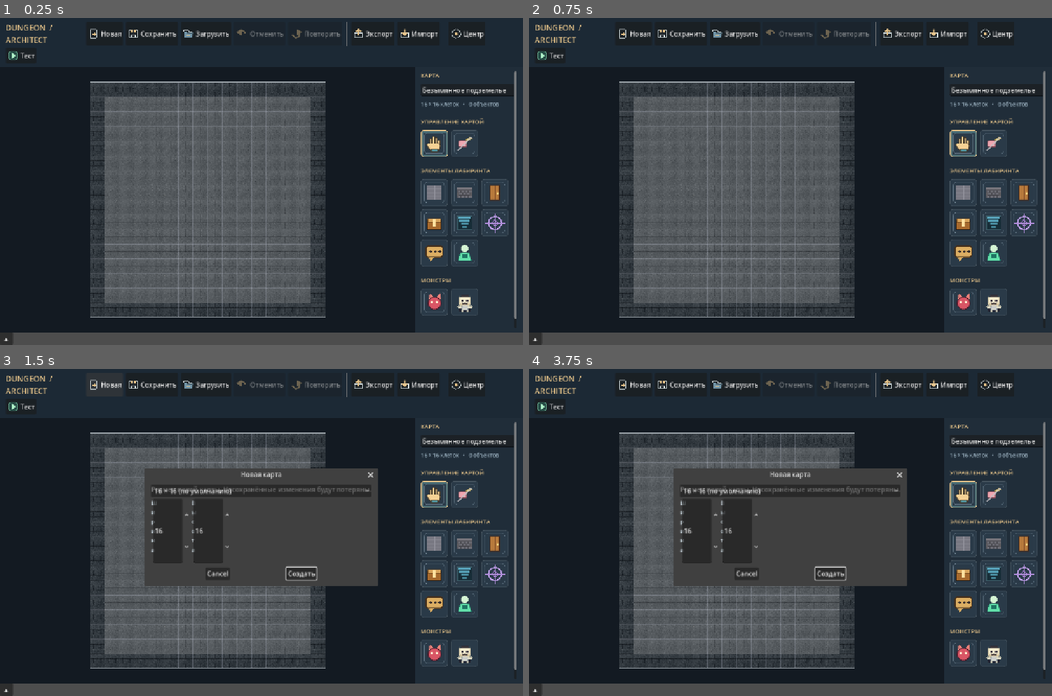
Above: before the commit, frames 1-4 (two rows, left to right).
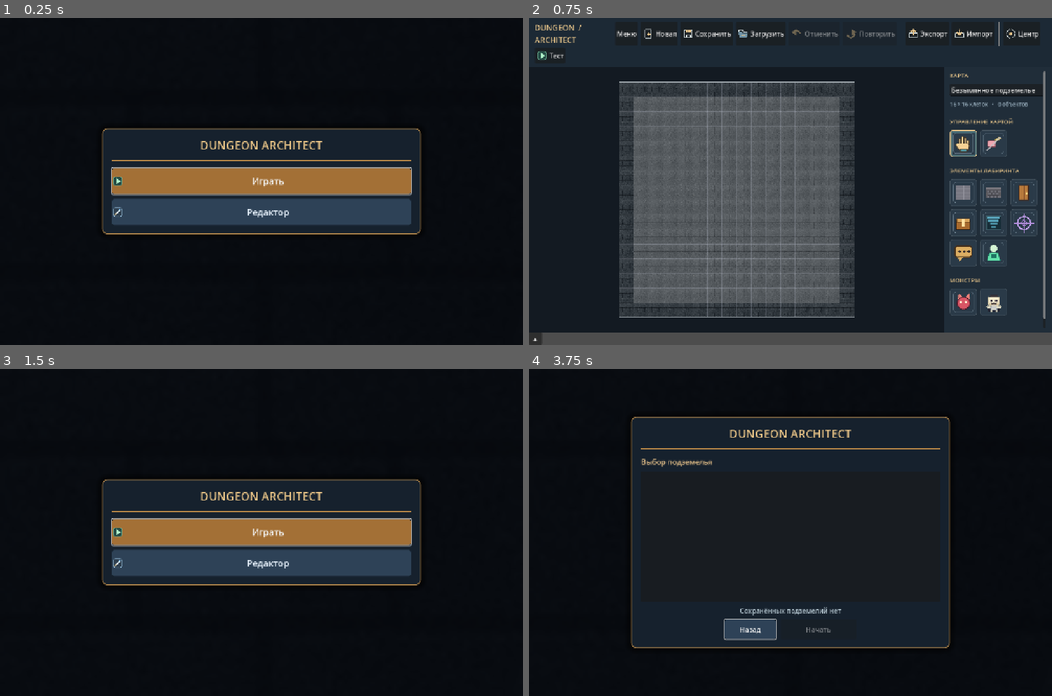
Above: after the commit, the same moments.

Repository: Warpreaktor/Dungeon-Architect
Game: Godot game, scene res://scenes/app.tscn
Two runs of this game, one before a commit and one after it. Both use one fixed random seed, a clock stepped at 60 frames per second and the inputs below. Before the commit the project starts from res://scenes/editor.tscn.
Inputs (mouse positions are in pixels of both pictures, inside the frame that each line leads up to):
- Up to frame 1 (0.25 s): no input
- Up to frame 2 (0.75 s): click (790, 210) at 0.5 s, where only the run after the commit has a clickable "Редактор"
- Up to frame 3 (1.5 s): click (99, 385) at 1.25 s, where only the run after the commit has a clickable "Меню"
- Up to frame 4 (3.75 s): click (633, 385) at 2 s, where only the run before the commit has a clickable "Новая"; click (633, 385) at 2.75 s, where only the run before the commit has a clickable "Новая"; click (790, 532) at 3.5 s, where only the run after the commit has a clickable "Играть"

The runs differ from the first frame. In frame 1, 67% of the frame differs, in the area x 0-100%, y 0-100%; in frame 2, 1.1%; in frame 3, 65%; in frame 4, 63%.

Commit message:
feat: DA-3.01 Добавлены главное меню и отдельный режим прохождения подземелий

Diff:
--- a/project.godot
+++ b/project.godot
@@ -12,7 +12,7 @@
 
 config/name="DungeonArchitect"
 config/description="Редактор клеточных подземелий"
-run/main_scene="res://scenes/editor.tscn"
+run/main_scene="res://scenes/app.tscn"
 config/features=PackedStringArray("4.7")
 
 [display]
--- /dev/null
+++ b/scenes/app.tscn
@@ -0,0 +1,12 @@
+[gd_scene load_steps=2 format=3]
+
+[ext_resource type="Script" path="res://scripts/app.gd" id="1_app"]
+
+[node name="DungeonArchitect" type="Control"]
+layout_mode = 3
+anchors_preset = 15
+anchor_right = 1.0
+anchor_bottom = 1.0
+grow_horizontal = 2
+grow_vertical = 2
+script = ExtResource("1_app")
--- /dev/null
+++ b/scenes/main_menu.tscn
@@ -0,0 +1,203 @@
+[gd_scene load_steps=9 format=3]
+
+[ext_resource type="Script" path="res://scripts/main_menu.gd" id="1_menu"]
+[ext_resource type="Texture2D" path="res://assets/stone_wall.png" id="2_stone"]
+[ext_resource type="Texture2D" path="res://assets/icons/commands/test.png" id="3_play"]
+[ext_resource type="Texture2D" path="res://assets/icons/commands/editor.png" id="4_editor"]
+
+[sub_resource type="StyleBoxFlat" id="StyleBoxFlat_card"]
+bg_color = Color(0.090, 0.132, 0.18, 0.98)
+border_width_left = 2
+border_width_top = 2
+border_width_right = 2
+border_width_bottom = 2
+border_color = Color(0.67, 0.51, 0.29, 1)
+corner_radius_top_left = 12
+corner_radius_top_right = 12
+corner_radius_bottom_right = 12
+corner_radius_bottom_left = 12
+shadow_color = Color(0, 0, 0, 0.65)
+shadow_size = 16
+
+[sub_resource type="StyleBoxFlat" id="StyleBoxFlat_primary"]
+bg_color = Color(0.64, 0.44, 0.21, 1)
+corner_radius_top_left = 7
+corner_radius_top_right = 7
+corner_radius_bottom_right = 7
+corner_radius_bottom_left = 7
+
+[sub_resource type="StyleBoxFlat" id="StyleBoxFlat_primary_hover"]
+bg_color = Color(0.78, 0.57, 0.28, 1)
+corner_radius_top_left = 7
+corner_radius_top_right = 7
+corner_radius_bottom_right = 7
+corner_radius_bottom_left = 7
+
+[sub_resource type="StyleBoxFlat" id="StyleBoxFlat_secondary"]
+bg_color = Color(0.18, 0.26, 0.34, 1)
+corner_radius_top_left = 7
+corner_radius_top_right = 7
+corner_radius_bottom_right = 7
+corner_radius_bottom_left = 7
+
+[node name="MainMenu" type="Control"]
+layout_mode = 3
+anchors_preset = 15
+anchor_right = 1.0
+anchor_bottom = 1.0
+grow_horizontal = 2
+grow_vertical = 2
+script = ExtResource("1_menu")
+
+[node name="Background" type="TextureRect" parent="."]
+layout_mode = 1
+anchors_preset = 15
+anchor_right = 1.0
+anchor_bottom = 1.0
+mouse_filter = 2
+modulate = Color(0.35, 0.38, 0.42, 1)
+texture = ExtResource("2_stone")
+expand_mode = 1
+stretch_mode = 6
+
+[node name="Veil" type="ColorRect" parent="."]
+layout_mode = 1
+anchors_preset = 15
+anchor_right = 1.0
+anchor_bottom = 1.0
+mouse_filter = 2
+color = Color(0.024, 0.035, 0.055, 0.80)
+
+[node name="SafeArea" type="MarginContainer" parent="."]
+layout_mode = 1
+anchors_preset = 15
+anchor_right = 1.0
+anchor_bottom = 1.0
+theme_override_constants/margin_left = 14
+theme_override_constants/margin_top = 12
+theme_override_constants/margin_right = 14
+theme_override_constants/margin_bottom = 12
+
+[node name="Center" type="CenterContainer" parent="SafeArea"]
+layout_mode = 2
+
+[node name="Card" type="PanelContainer" parent="SafeArea/Center"]
+unique_name_in_owner = true
+layout_mode = 2
+theme_override_styles/panel = SubResource("StyleBoxFlat_card")
+
+[node name="Padding" type="MarginContainer" parent="SafeArea/Center/Card"]
+layout_mode = 2
+theme_override_constants/margin_left = 22
+theme_override_constants/margin_top = 20
+theme_override_constants/margin_right = 22
+theme_override_constants/margin_bottom = 20
+
+[node name="Content" type="VBoxContainer" parent="SafeArea/Center/Card/Padding"]
+layout_mode = 2
+theme_override_constants/separation = 17
+
+[node name="Title" type="Label" parent="SafeArea/Center/Card/Padding/Content"]
+layout_mode = 2
+theme_override_colors/font_color = Color(0.94, 0.79, 0.54, 1)
+theme_override_font_sizes/font_size = 28
+text = "DUNGEON ARCHITECT"
+horizontal_alignment = 1
+
+[node name="Rule" type="ColorRect" parent="SafeArea/Center/Card/Padding/Content"]
+custom_minimum_size = Vector2(0, 2)
+layout_mode = 2
+mouse_filter = 2
+color = Color(0.72, 0.53, 0.28, 1)
+
+[node name="HomeActions" type="VBoxContainer" parent="SafeArea/Center/Card/Padding/Content"]
+unique_name_in_owner = true
+layout_mode = 2
+theme_override_constants/separation = 12
+
+[node name="PlayButton" type="Button" parent="SafeArea/Center/Card/Padding/Content/HomeActions"]
+unique_name_in_owner = true
+custom_minimum_size = Vector2(240, 64)
+layout_mode = 2
+focus_mode = 2
+theme_override_colors/font_color = Color(1, 0.94, 0.82, 1)
+theme_override_font_sizes/font_size = 22
+theme_override_styles/normal = SubResource("StyleBoxFlat_primary")
+theme_override_styles/hover = SubResource("StyleBoxFlat_primary_hover")
+theme_override_styles/pressed = SubResource("StyleBoxFlat_primary_hover")
+text = "Играть"
+icon = ExtResource("3_play")
+
+[node name="EditorButton" type="Button" parent="SafeArea/Center/Card/Padding/Content/HomeActions"]
+unique_name_in_owner = true
+custom_minimum_size = Vector2(240, 64)
+layout_mode = 2
+focus_mode = 2
+theme_override_colors/font_color = Color(0.90, 0.94, 0.98, 1)
+theme_override_font_sizes/font_size = 22
+theme_override_styles/normal = SubResource("StyleBoxFlat_secondary")
+theme_override_styles/hover = SubResource("StyleBoxFlat_primary")
+text = "Редактор"
+icon = ExtResource("4_editor")
+
+[node name="Library" type="VBoxContainer" parent="SafeArea/Center/Card/Padding/Content"]
+unique_name_in_owner = true
+visible = false
+layout_mode = 2
+theme_override_constants/separation = 10
+
+[node name="LibraryTitle" type="Label" parent="SafeArea/Center/Card/Padding/Content/Library"]
+layout_mode = 2
+theme_override_colors/font_color = Color(0.93, 0.78, 0.55, 1)
+theme_override_font_sizes/font_size = 18
+text = "Выбор подземелья"
+
+[node name="MapList" type="ItemList" parent="SafeArea/Center/Card/Padding/Content/Library"]
+unique_name_in_owner = true
+custom_minimum_size = Vector2(0, 280)
+layout_mode = 2
+size_flags_horizontal = 3
+icon_mode = 1
+fixed_icon_size = Vector2i(176, 116)
+max_columns = 3
+same_column_width = true
+
+[node name="NoMaps" type="Label" parent="SafeArea/Center/Card/Padding/Content/Library"]
+unique_name_in_owner = true
+visible = false
+layout_mode = 2
+theme_override_colors/font_color = Color(0.70, 0.77, 0.81, 1)
+text = "Сохранённых подземелий нет"
+horizontal_alignment = 1
+
+[node name="ErrorMessage" type="Label" parent="SafeArea/Center/Card/Padding/Content/Library"]
+unique_name_in_owner = true
+visible = false
+layout_mode = 2
+theme_override_colors/font_color = Color(0.94, 0.55, 0.52, 1)
+autowrap_mode = 3
+
+[node name="LibraryActions" type="HFlowContainer" parent="SafeArea/Center/Card/Padding/Content/Library"]
+layout_mode = 2
+alignment = 1
+theme_override_constants/h_separation = 12
+theme_override_constants/v_separation = 8
+
+[node name="BackButton" type="Button" parent="SafeArea/Center/Card/Padding/Content/Library/LibraryActions"]
+unique_name_in_owner = true
+custom_minimum_size = Vector2(125, 48)
+layout_mode = 2
+focus_mode = 2
+theme_override_font_sizes/font_size = 17
+theme_override_styles/normal = SubResource("StyleBoxFlat_secondary")
+text = "Назад"
+
+[node name="StartButton" type="Button" parent="SafeArea/Center/Card/Padding/Content/Library/LibraryActions"]
+unique_name_in_owner = true
+custom_minimum_size = Vector2(185, 48)
+layout_mode = 2
+focus_mode = 2
+theme_override_font_sizes/font_size = 17
+theme_override_styles/normal = SubResource("StyleBoxFlat_primary")
+theme_override_styles/hover = SubResource("StyleBoxFlat_primary_hover")
+text = "Начать"
--- /dev/null
+++ b/scripts/app.gd
@@ -0,0 +1,40 @@
+extends Control
+
+## Маршрутизатор стартового меню, редактора и обычного прохождения.
+## Оба вида прохождения используют одну GameSession и один игровой экран.
+const MENU_SCENE: PackedScene = preload("res://scenes/main_menu.tscn")
+const EDITOR_SCENE: PackedScene = preload("res://scenes/editor.tscn")
+
+var _active_screen: Control
+
+
+func _ready() -> void:
+	_open_menu()
+
+
+func _show_screen(screen: Control) -> void:
+	if _active_screen != null:
+		remove_child(_active_screen)
+		_active_screen.queue_free()
+	_active_screen = screen
+	add_child(screen)
+
+
+func _open_menu() -> void:
+	var screen := MENU_SCENE.instantiate() as MainMenu
+	screen.editor_requested.connect(_open_editor)
+	screen.game_requested.connect(_open_game)
+	_show_screen(screen)
+
+
+func _open_editor() -> void:
+	var editor := EDITOR_SCENE.instantiate() as Control
+	editor.connect("menu_requested", _open_menu)
+	_show_screen(editor)
+
+
+func _open_game(data: DungeonMap) -> void:
+	var game := EDITOR_SCENE.instantiate() as Control
+	game.call("configure_for_game", data)
+	game.connect("menu_requested", _open_menu)
+	_show_screen(game)
--- a/scripts/editor.gd
+++ b/scripts/editor.gd
@@ -1,4 +1,6 @@
 extends Control
+
+signal menu_requested
 
 ## Главное окно самостоятельного приложения-редактора.
 ## Вся сцена собирается обычными Control-узлами, чтобы её можно было расширять.
@@ -52,6 +54,11 @@
 }
 
 var map_data: DungeonMap
+var standalone_game: bool = false
+var _startup_game_map: DungeonMap
+var _editor_header: PanelContainer
+var _console_row: HBoxContainer
+var _game_menu_button: Button
 var game_session: GameSession
 var is_dirty: bool = false
 var selected_tool: String = "hand"
@@ -97,15 +104,6 @@
 var _log_open: bool = false
 const PREVIEW_WIDTH := 176
 const PREVIEW_HEIGHT := 116
-const PREVIEW_FLOOR: Texture2D = preload("res://assets/stone_floor.png")
-const PREVIEW_WALL: Texture2D = preload("res://assets/stone_wall.png")
-const PREVIEW_COLORS := {
-    "door": Color("#c58a49"), "chest": Color("#edc06c"),
-    "monster": Color("#e65d73"), "key": Color("#ffe8a3"),
-    "potion": Color("#b89bff"), "gold": Color("#f4ce67"), "stairs_down": Color("#5bd2e7"),
-    "trigger": Color("#ce90e5"), "player_spawn": Color("#70f2aa"),
-    "message": Color("#ffdd93")
-}
 var _new_dialog: ConfirmationDialog
 var _size_preset: OptionButton
 var _width_input: SpinBox
@@ -120,12 +118,21 @@
 var _import_dialog: FileDialog
 
 
+## Вызывается главным меню до добавления сцены в дерево.
+func configure_for_game(data: DungeonMap) -> void:
+	standalone_game = true
+	_startup_game_map = data
+
+
 func _ready() -> void:
 	_build_interface()
 	_create_dialogs()
-	if not _restore_last_map():
+	if standalone_game:
+		_set_map(_startup_game_map)
+		_start_play_mode()
+	elif not _restore_last_map():
 		_set_map(DungeonMap.create_blank())
-		_set_status("Чистая карта готова. Выбери инструмент и рисуй лабиринт.")
+		_set_status("Создана новая карта.")
 
 
 func _build_interface() -> void:
@@ -135,6 +142,7 @@
 	add_child(root_column)
 
 	var header := _panel(Color("#1c2935"))
+	_editor_header = header
 	root_column.add_child(header)
 	# Команды переносятся на следующую строку на узких экранах.
 	var toolbar := HFlowContainer.new()
@@ -144,6 +152,8 @@
 	var title := _label("DUNGEON  /  ARCHITECT", 19, Color("#e8c58a"))
 	title.custom_minimum_size.x = 190
 	toolbar.add_child(title)
+	var menu_button := _button("Меню", "Вернуться к главному меню", _request_return_to_menu)
+	toolbar.add_child(menu_button)
 
 	var new_button := _button("Новая", "Создать пустую карту", _request_new)
 	_set_command_icon(new_button, "new")
@@ -220,6 +230,15 @@
 	_inventory_button.focus_mode = Control.FOCUS_NONE
 	_inventory_button.visible = false
 	canvas_host.add_child(_inventory_button)
+	_game_menu_button = _button("Меню", "Вернуться к выбору подземелья", _request_return_to_menu)
+	_game_menu_button.focus_mode = Control.FOCUS_NONE
+	_game_menu_button.set_anchors_preset(Control.PRESET_TOP_RIGHT)
+	_game_menu_button.offset_left = -174.0
+	_game_menu_button.offset_top = 67.0
+	_game_menu_button.offset_right = -14.0
+	_game_menu_button.offset_bottom = 110.0
+	_game_menu_button.visible = false
+	canvas_host.add_child(_game_menu_button)
 	_inventory_view = INVENTORY_VIEW_SCENE.instantiate() as InventoryView
 	_inventory_view.closed.connect(_on_inventory_closed)
 	_inventory_view.item_use_requested.connect(_on_inventory_use_requested)
@@ -293,6 +312,7 @@
 
 	# Нижняя консоль полностью скрыта до раскрытия: только небольшая кнопка.
 	var console_row := HBoxContainer.new()
+	_console_row = console_row
 	root_column.add_child(console_row)
 	_log_toggle = _button("▴", "Развернуть консоль сообщений", _toggle_log_console)
 	_log_toggle.focus_mode = Control.FOCUS_NONE
@@ -916,42 +936,7 @@
 
 
 func _make_preview(data: DungeonMap) -> ImageTexture:
-	# Миниатюра строится из сохранённой карты и не требует отдельного PNG.
-	var img := Image.create(PREVIEW_WIDTH, PREVIEW_HEIGHT, false, Image.FORMAT_RGBA8)
-	img.fill(Color("#101820"))
-	var cell_size := minf(float(PREVIEW_WIDTH - 12) / float(data.width), float(PREVIEW_HEIGHT - 12) / float(data.height))
-	var drawn_width := float(data.width) * cell_size
-	var drawn_height := float(data.height) * cell_size
-	var left := (float(PREVIEW_WIDTH) - drawn_width) * 0.5
-	var top := (float(PREVIEW_HEIGHT) - drawn_height) * 0.5
-	var floor_image := PREVIEW_FLOOR.get_image()
-	var wall_image := PREVIEW_WALL.get_image()
-	var x_start := maxi(0, floori(left))
-	var y_start := maxi(0, floori(top))
-	var x_end := mini(PREVIEW_WIDTH, ceili(left + drawn_width))
-	var y_end := mini(PREVIEW_HEIGHT, ceili(top + drawn_height))
-	for py in range(y_start, y_end):
-		for px in range(x_start, x_end):
-			var world_x := (float(px) - left) / cell_size
-			var world_y := (float(py) - top) / cell_size
-			var cx := floori(world_x)
-			var cy := floori(world_y)
-			if not data.contains(cx, cy):
-				continue
-			var source := wall_image if data.get_terrain(cx, cy) == "wall" else floor_image
-			var sx := clampi(floori(fposmod(world_x, 1.0) * float(source.get_width())), 0, source.get_width() - 1)
-			var sy := clampi(floori(fposmod(world_y, 1.0) * float(source.get_height())), 0, source.get_height() - 1)
-			img.set_pixel(px, py, source.get_pixel(sx, sy))
-	for entity in data.entities:
-		var kind := str(entity.get("type", ""))
-		if not PREVIEW_COLORS.has(kind):
-			continue
-		var center_x := roundi(left + (float(entity["x"]) + 0.5) * cell_size)
-		var center_y := roundi(top + (float(entity["y"]) + 0.5) * cell_size)
-		var dot_radius := clampi(roundi(cell_size * 0.23), 1, 4)
-		var dot := Rect2i(center_x - dot_radius, center_y - dot_radius, dot_radius * 2 + 1, dot_radius * 2 + 1)
-		img.fill_rect(dot.intersection(Rect2i(0, 0, PREVIEW_WIDTH, PREVIEW_HEIGHT)), PREVIEW_COLORS[kind])
-	return ImageTexture.create_from_image(img)
+	return MapPreview.make_preview(data)
 
 
 func _read_map(path: String) -> DungeonMap:
@@ -1108,6 +1093,17 @@
 	if is_play_mode:
 		return
 	_import_dialog.popup_centered_ratio(0.8)
+
+
+func _request_return_to_menu() -> void:
+	if standalone_game:
+		_stop_play_mode()
+	else:
+		_confirm_if_dirty(_emit_menu_requested)
+
+
+func _emit_menu_requested() -> void:
+	menu_requested.emit()
 
 
 func _toggle_play_mode() -> void:
@@ -1133,15 +1129,26 @@
 	_canvas.center_on_cell(session.player_pos)
 	_canvas.grab_focus()
 	_update_mode_ui()
+	# При входе из главного меню ожидаем фактический размер игрового поля.
+	if standalone_game:
+		call_deferred("_center_game_camera_after_layout")
 	_refresh_stats()
-	_set_status("Тест карты запущен. Прогресс временный.")
+	if not standalone_game:
+		_set_status("Тест карты запущен. Прогресс временный.")
 	if not session.last_event_message.is_empty():
 		_set_status(session.last_event_message)
 	_log_trigger_events()
 	_collect_game_messages()
 
 
-func _stop_play_mode() -> void:
+func _center_game_camera_after_layout() -> void:
+	await get_tree().process_frame
+	await get_tree().process_frame
+	if is_play_mode and game_session != null:
+		_canvas.center_on_cell(game_session.player_pos)
+
+
+func _stop_play_mode(return_to_menu: bool = true) -> void:
 	_remove_victory_view()
 	_abort_combat()
 	_game_notice.clear()
@@ -1156,11 +1163,18 @@
 	_canvas.queue_redraw()
 	_update_mode_ui()
 	_refresh_stats()
-	_set_status("Возврат в редактор. Карта не изменена.")
+	if standalone_game and return_to_menu:
+		menu_requested.emit()
+	else:
+		_set_status("Возврат в редактор. Карта не изменена.")
 
 
 func _update_mode_ui() -> void:
-	_sidebar_panel.visible = not is_play_mode
+	_sidebar_panel.visible = not is_play_mode and not standalone_game
+	_editor_header.visible = not standalone_game
+	_console_row.visible = not standalone_game
+	_log_console.visible = _log_open and not standalone_game
+	_game_menu_button.visible = standalone_game and is_play_mode
 	_play_button.text = "Редактор" if is_play_mode else "Тест"
 	_set_command_icon(_play_button, "editor" if is_play_mode else "test")
 	_play_button.tooltip_text = "Выйти из теста и вернуться к редактированию" if is_play_mode else "Проверить текущую карту без сохранения игрового прогресса"
@@ -1379,6 +1393,8 @@
 	add_child(_victory_view)
 	_victory_view.retry_requested.connect(_restart_test_after_victory)
 	_victory_view.editor_requested.connect(_stop_play_mode)
+	if standalone_game:
+		_victory_view.set_exit_text("В меню")
 	if defeated:
 		_victory_view.show_defeat(game_session.steps, game_session.pending_monster_definition())
 		_set_status("Герой пал в сражении. Приключение не завершено.")
@@ -1388,7 +1404,7 @@
 
 
 func _restart_test_after_victory() -> void:
-	_stop_play_mode()
+	_stop_play_mode(false)
 	_start_play_mode()
 
 
--- /dev/null
+++ b/scripts/main_menu.gd
@@ -0,0 +1,107 @@
+class_name MainMenu
+extends Control
+
+## Главный экран и выбор сохранённого подземелья для обычной игры.
+## Сохранения прохождения здесь намеренно отсутствуют до отдельного этапа.
+signal editor_requested
+signal game_requested(data: DungeonMap)
+
+const MAPS_DIRECTORY := "user://maps"
+
+@onready var _card: PanelContainer = %Card
+@onready var _home: VBoxContainer = %HomeActions
+@onready var _library: VBoxContainer = %Library
+@onready var _map_list: ItemList = %MapList
+@onready var _no_maps: Label = %NoMaps
+@onready var _error_message: Label = %ErrorMessage
+@onready var _start_button: Button = %StartButton
+
+var _maps: Array[DungeonMap] = []
+var _thumbnails: Array[Texture2D] = []
+
+
+func _ready() -> void:
+	%PlayButton.pressed.connect(_open_library)
+	%EditorButton.pressed.connect(func() -> void: editor_requested.emit())
+	%BackButton.pressed.connect(_back_to_home)
+	_start_button.pressed.connect(_start_selected)
+	_map_list.item_selected.connect(_on_map_selected)
+	_map_list.item_activated.connect(_on_map_activated)
+	get_viewport().size_changed.connect(_resize_layout)
+	_resize_layout()
+	%PlayButton.grab_focus()
+
+
+func _resize_layout() -> void:
+	var available: Vector2 = get_viewport_rect().size
+	_card.custom_minimum_size.x = minf(780.0, maxf(260.0, available.x - 48.0))
+	_map_list.custom_minimum_size.y = clampf(available.y * 0.41, 120.0, 320.0)
+	_map_list.max_columns = clampi(floori((_card.custom_minimum_size.x - 48.0) / 215.0), 1, 3)
+
+
+func _open_library() -> void:
+	_home.visible = false
+	_library.visible = true
+	_error_message.visible = false
+	_load_saved_maps()
+	_resize_layout()
+	if _start_button.disabled:
+		%BackButton.grab_focus()
+	else:
+		_start_button.grab_focus()
+
+
+func _back_to_home() -> void:
+	_library.visible = false
+	_home.visible = true
+	%PlayButton.grab_focus()
+
+
+func _load_saved_maps() -> void:
+	_maps.clear()
+	_thumbnails.clear()
+	_map_list.clear()
+	var folder := DirAccess.open(MAPS_DIRECTORY)
+	if folder != null:
+		var filenames := folder.get_files()
+		filenames.sort()
+		for filename in filenames:
+			if not filename.ends_with(".json"):
+				continue
+			var file := FileAccess.open(MAPS_DIRECTORY.path_join(filename), FileAccess.READ)
+			if file == null:
+				continue
+			var data: DungeonMap = DungeonMap.from_dict(JSON.parse_string(file.get_as_text()))
+			if data == null:
+				continue
+			_maps.append(data)
+			var thumbnail: ImageTexture = MapPreview.make_preview(data)
+			_thumbnails.append(thumbnail)
+			_map_list.add_item("%s\n%d × %d" % [data.display_name, data.width, data.height], thumbnail)
+			var index := _map_list.item_count - 1
+			_map_list.set_item_tooltip(index, data.display_name)
+	_no_maps.visible = _maps.is_empty()
+	_start_button.disabled = _maps.is_empty()
+	if not _maps.is_empty():
+		_map_list.select(0)
+
+
+func _on_map_selected(_index: int) -> void:
+	_error_message.visible = false
+	_start_button.disabled = _map_list.get_selected_items().is_empty()
+
+
+func _on_map_activated(_index: int) -> void:
+	_start_selected()
+
+
+func _start_selected() -> void:
+	var selection := _map_list.get_selected_items()
+	if selection.is_empty():
+		return
+	var chosen: DungeonMap = _maps[selection[0]]
+	if chosen.find_entity_position("player_spawn") == Vector2i(-1, -1):
+		_error_message.text = "На карте не задана точка старта героя"
+		_error_message.visible = true
+		return
+	game_requested.emit(chosen)
--- /dev/null
+++ b/scripts/map_preview.gd
@@ -0,0 +1,54 @@
+class_name MapPreview
+extends RefCounted
+
+## Общий рендер миниатюр для библиотеки редактора и главного меню.
+const PREVIEW_WIDTH := 176
+const PREVIEW_HEIGHT := 116
+const PREVIEW_FLOOR: Texture2D = preload("res://assets/stone_floor.png")
+const PREVIEW_WALL: Texture2D = preload("res://assets/stone_wall.png")
+const PREVIEW_COLORS := {
+    "door": Color("#c58a49"), "chest": Color("#edc06c"),
+    "monster": Color("#e65d73"), "key": Color("#ffe8a3"),
+    "potion": Color("#b89bff"), "gold": Color("#f4ce67"), "stairs_down": Color("#5bd2e7"),
+    "trigger": Color("#ce90e5"), "player_spawn": Color("#70f2aa"),
+    "message": Color("#ffdd93")
+}
+
+
+static func make_preview(data: DungeonMap) -> ImageTexture:
+	# Миниатюра строится из сохранённой карты и не требует отдельного PNG.
+	var img := Image.create(PREVIEW_WIDTH, PREVIEW_HEIGHT, false, Image.FORMAT_RGBA8)
+	img.fill(Color("#101820"))
+	var cell_size := minf(float(PREVIEW_WIDTH - 12) / float(data.width), float(PREVIEW_HEIGHT - 12) / float(data.height))
+	var drawn_width := float(data.width) * cell_size
+	var drawn_height := float(data.height) * cell_size
+	var left := (float(PREVIEW_WIDTH) - drawn_width) * 0.5
+	var top := (float(PREVIEW_HEIGHT) - drawn_height) * 0.5
+	var floor_image := PREVIEW_FLOOR.get_image()
+	var wall_image := PREVIEW_WALL.get_image()
+	var x_start := maxi(0, floori(left))
+	var y_start := maxi(0, floori(top))
+	var x_end := mini(PREVIEW_WIDTH, ceili(left + drawn_width))
+	var y_end := mini(PREVIEW_HEIGHT, ceili(top + drawn_height))
+	for py in range(y_start, y_end):
+		for px in range(x_start, x_end):
+			var world_x := (float(px) - left) / cell_size
+			var world_y := (float(py) - top) / cell_size
+			var cx := floori(world_x)
+			var cy := floori(world_y)
+			if not data.contains(cx, cy):
+				continue
+			var source := wall_image if data.get_terrain(cx, cy) == "wall" else floor_image
+			var sx := clampi(floori(fposmod(world_x, 1.0) * float(source.get_width())), 0, source.get_width() - 1)
+			var sy := clampi(floori(fposmod(world_y, 1.0) * float(source.get_height())), 0, source.get_height() - 1)
+			img.set_pixel(px, py, source.get_pixel(sx, sy))
+	for entity in data.entities:
+		var kind := str(entity.get("type", ""))
+		if not PREVIEW_COLORS.has(kind):
+			continue
+		var center_x := roundi(left + (float(entity["x"]) + 0.5) * cell_size)
+		var center_y := roundi(top + (float(entity["y"]) + 0.5) * cell_size)
+		var dot_radius := clampi(roundi(cell_size * 0.23), 1, 4)
+		var dot := Rect2i(center_x - dot_radius, center_y - dot_radius, dot_radius * 2 + 1, dot_radius * 2 + 1)
+		img.fill_rect(dot.intersection(Rect2i(0, 0, PREVIEW_WIDTH, PREVIEW_HEIGHT)), PREVIEW_COLORS[kind])
+	return ImageTexture.create_from_image(img)
--- a/scripts/victory_view.gd
+++ b/scripts/victory_view.gd
@@ -54,6 +54,10 @@
 	_card.custom_minimum_size.x = minf(510.0, maxf(260.0, get_viewport().get_visible_rect().size.x - 40.0))
 
 
+func set_exit_text(value: String) -> void:
+	_editor_button.text = value
+
+
 func _on_retry_pressed() -> void:
 	retry_requested.emit()
 
--- a/themes/hero_hud.tres
+++ b/themes/hero_hud.tres
@@ -1,6 +1,10 @@
-[gd_resource type="Theme" load_steps=2 format=3]
+[gd_resource type="Theme" format=3 uid="uid://h7qydh3phcsh"]
 
 [sub_resource type="StyleBoxFlat" id="StyleBoxFlat_hud"]
+content_margin_left = 12.0
+content_margin_top = 9.0
+content_margin_right = 12.0
+content_margin_bottom = 9.0
 bg_color = Color(0.075, 0.115, 0.157, 0.94)
 border_width_left = 1
 border_width_top = 1
@@ -11,11 +15,7 @@
 corner_radius_top_right = 8
 corner_radius_bottom_right = 8
 corner_radius_bottom_left = 8
-content_margin_left = 12.0
-content_margin_top = 9.0
-content_margin_right = 12.0
-content_margin_bottom = 9.0
 
 [resource]
+Label/colors/font_color = Color(0.95, 0.91, 0.84, 1)
 PanelContainer/styles/panel = SubResource("StyleBoxFlat_hud")
-Label/colors/font_color = Color(0.95, 0.91, 0.84, 1)
Not shown, added: scripts/app.gd.uid
Not shown, added: scripts/main_menu.gd.uid
Not shown, added: scripts/map_preview.gd.uid
